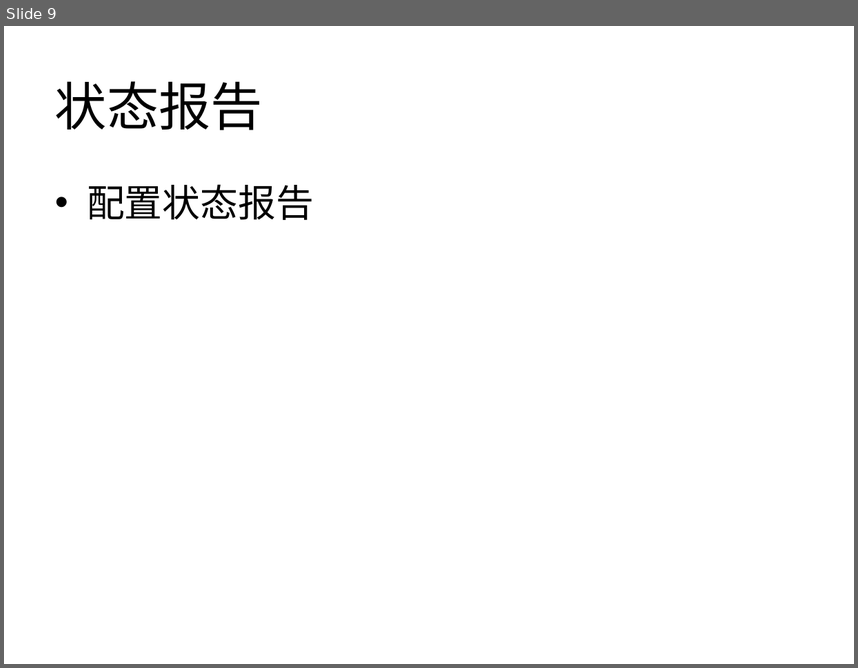
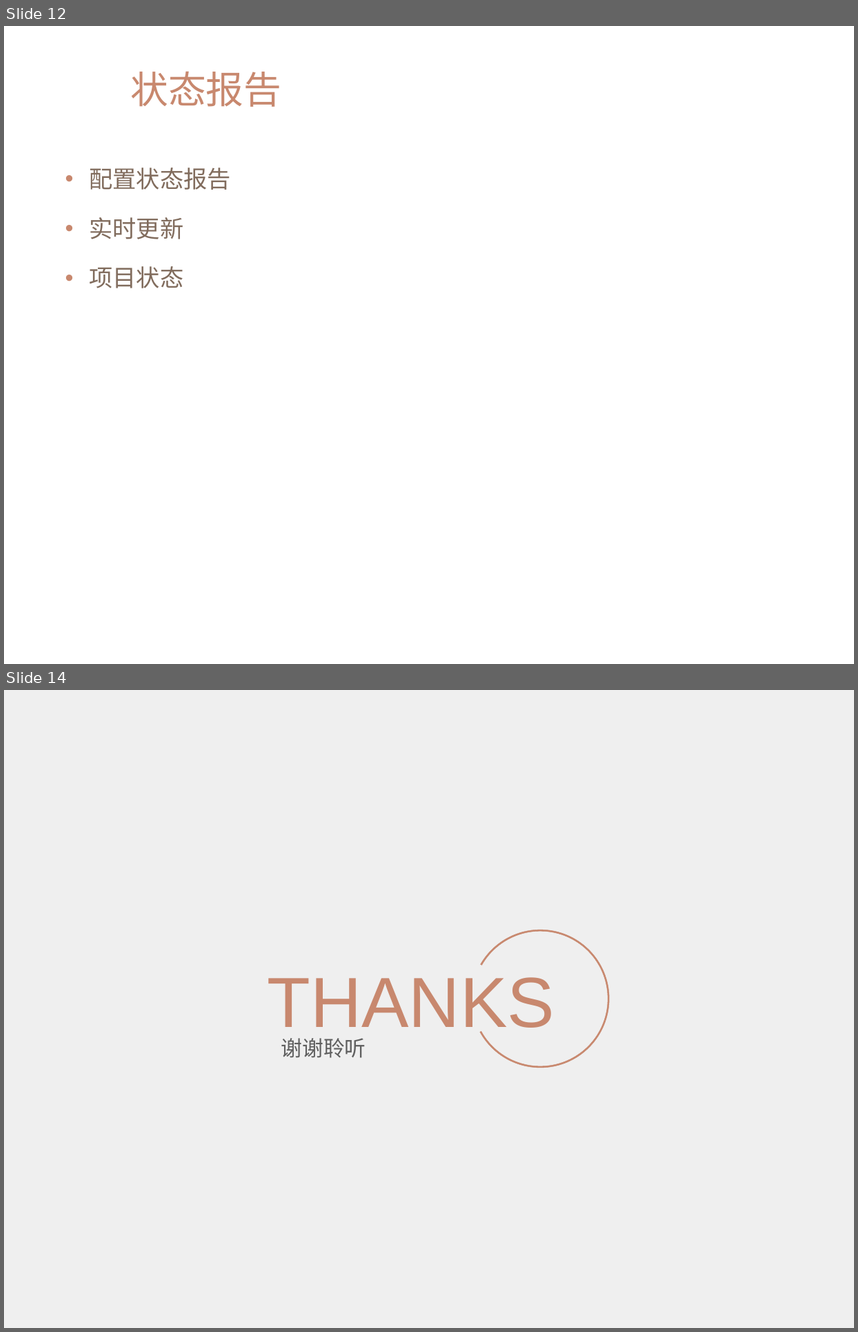
Before and after one commit to xianmomo/demo, a slide deck: 新员工入职指引/配置管理规范及要求.pptx. Shown one above the other, each under a label of ours: slide 9 before the commit, slides 12 and 14 after it; the slides between them are not shown. The pictures are 858x668 and 858x1332 pixels, drawn with LibreOffice and Linux fonts; fonts in the diff are those of the drawing; background and template pictures are left out. Boxes give left, top, right and bottom in pixels: in the first picture for what was removed or moved away, otherwise in the second. Text is boxed around its words. In the diff, an @@ line names an element or a change of style, - is before the commit and + after.

```diff
--- a/新员工入职指引/配置管理规范及要求.pptx
+++ b/新员工入职指引/配置管理规范及要求.pptx
@@ slide 14 added at (4,690,854,1328), background #FFFFFF @@
@@ rectangle added at (4,690,854,1328), fill #EFEFEF @@
@@ arch (boxed as its full ring) added at (447,905,633,1092), fill #C8886E, outline #C8886E 0.25 pt @@
@@ text added at (268,977,555,1040), 60 pt, text #C8886E @@
+THANKS
@@ text added at (281,1038,366,1058), 18 pt, text #5F5F5F @@
+谢谢聆听
@@ what was slide 9 is now slide 12 @@
@@ slide 12 changed as well @@
@@ title "状态报告": place and size @@
-title "状态报告" at (55,81,263,130)
+title "状态报告" at (130,72,281,107)
@@ title "状态报告" at (130,72,281,107): size 44 to 32 pt, font Calibri to Arial, text colour #000000 to #C8886E @@
@@ text "配置状态报告": place and size @@
-text "配置状态报告" at (87,184,314,220)
+text "配置状态报告" at (89,167,231,288)
@@ text at (89,167,231,190): size 32 to 20 pt, font Calibri to Arial, text colour #000000 to #816C5D in "配置状态报告"; indent changed; more space between paragraphs @@
@@ text at (89,217,183,288): paragraphs added @@
+• 实时更新
+• 项目状态
```
Also in this commit, not shown: 8 other slides changed, 4 other slides added, 1 slide removed, 1 other file.
